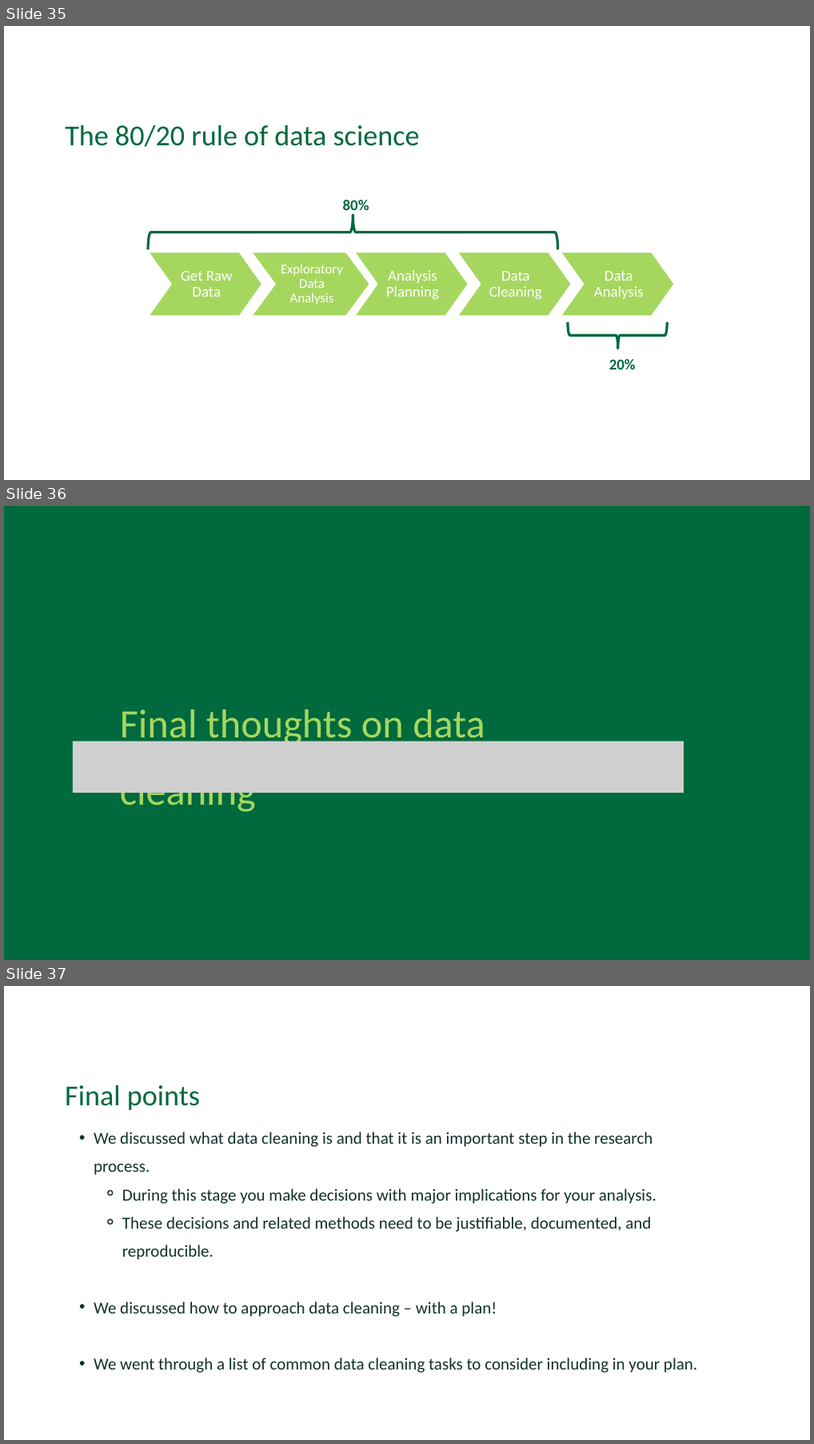
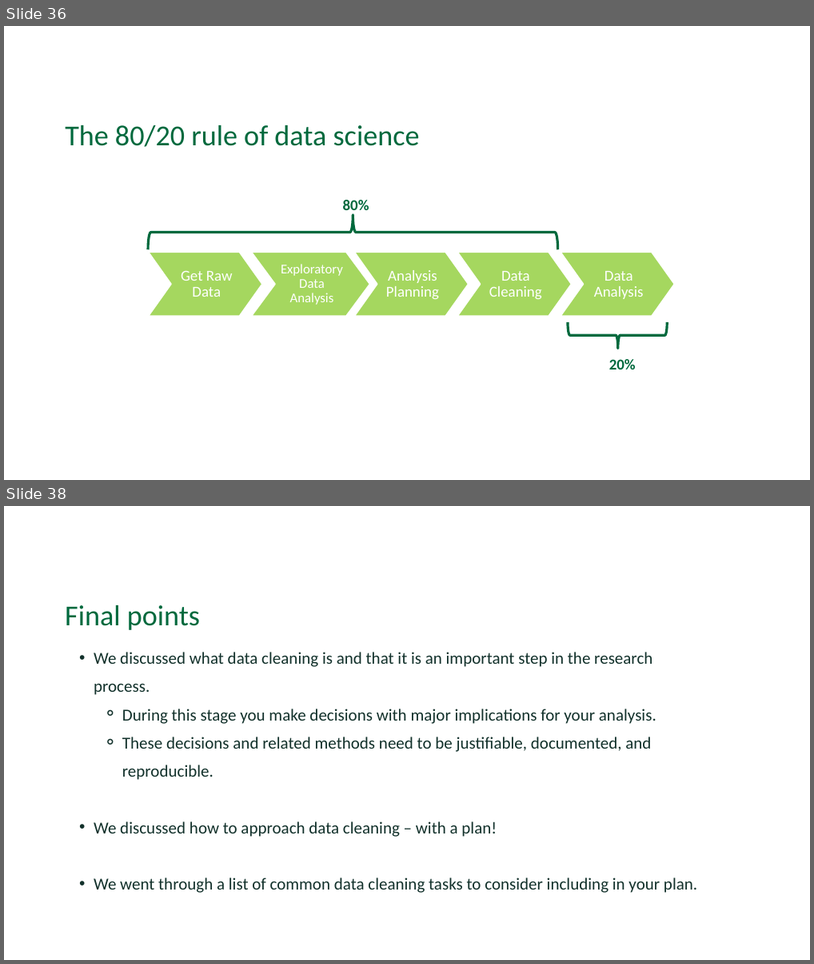
Before and after one commit to Dartmouth-Libraries/r_research-fundamentals_ws, a slide deck: slides/03a_Data-Cleaning.pptx. Shown one above the other, each under a label of ours: slides 35, 36 and 37 before the commit, slides 36 and 38 after it; the slides between them are not shown. The pictures are 814x1444 and 814x964 pixels, drawn with LibreOffice and Linux fonts; fonts in the diff are those of the drawing; grey boxes stand for pictures; background and template pictures are left out. Boxes give left, top, right and bottom in pixels: in the first picture for what was removed or moved away, otherwise in the second. Text is boxed around its words. In the diff, an @@ line names an element or a change of style, - is before the commit and + after.

Commit message:
3a data cleaning slide updates

```diff
--- a/slides/03a_Data-Cleaning.pptx
+++ b/slides/03a_Data-Cleaning.pptx
@@ slide 36 removed at [4, 506, 810, 960], background #00693D @@
@@ text removed at [120, 709, 486, 814] @@
-Final thoughts on data cleaning
@@ picture removed at [73, 740, 685, 792] @@
@@ what was slide 35 is now slide 36 @@
@@ what was slide 37 is now slide 38 @@
```
Also in this commit, not shown: 3 slides changed, 4 slides added, 1 other slide removed.
